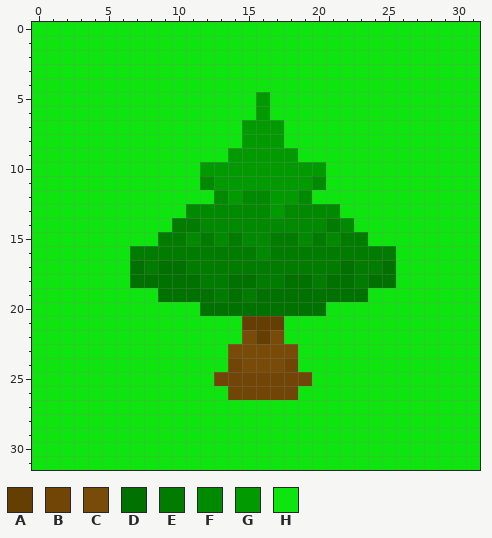
A pixel-art sprite gets an edit: APS/res/tiles/grass3.png. The first picture shows the starting point.
The file is 32x32 pixels.
Palette (. is transparent): A #653e04  B #704505  C #784b08  D #017101  E #017c01  F #018a01  G #019b01  H #0ee40e
The result:
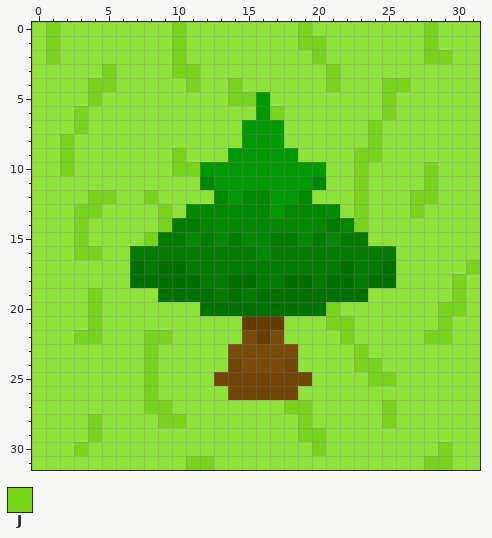
Colours new in this view: J #77d41a
Edits made:
@@ palette @@
-H #0ee40e
+H #8ee338
@@ x 0..31 @@
- 0 HHHHHHHHHHHHHHHHHHHHHHHHHHHHHHHH
- 1 HHHHHHHHHHHHHHHHHHHHHHHHHHHHHHHH
- 2 HHHHHHHHHHHHHHHHHHHHHHHHHHHHHHHH
- 3 HHHHHHHHHHHHHHHHHHHHHHHHHHHHHHHH
- 4 HHHHHHHHHHHHHHHHHHHHHHHHHHHHHHHH
- 5 HHHHHHHHHHHHHHHHGHHHHHHHHHHHHHHH
- 6 HHHHHHHHHHHHHHHHGHHHHHHHHHHHHHHH
- 7 HHHHHHHHHHHHHHHGGGHHHHHHHHHHHHHH
- 8 HHHHHHHHHHHHHHHGGGHHHHHHHHHHHHHH
- 9 HHHHHHHHHHHHHHGGGGGHHHHHHHHHHHHH
-10 HHHHHHHHHHHHGGGGGGGGGHHHHHHHHHHH
-11 HHHHHHHHHHHHFGGGGGGGFHHHHHHHHHHH
-12 HHHHHHHHHHHHHFGFFGGFHHHHHHHHHHHH
-13 HHHHHHHHHHHFFFFFFGFFFFHHHHHHHHHH
-14 HHHHHHHHHHEEFFFFFFFFFEFHHHHHHHHH
-15 HHHHHHHHHEEFEFEFFEEFEFEEHHHHHHHH
-16 HHHHHHHEEEEEEEEEFEEEEEEEEEHHHHHH
-17 HHHHHHHDEDDEEEEEEEEEEEDEEDHHHHHH
-18 HHHHHHHDDDDDEEDDEEDDEDDEDDHHHHHH
-19 HHHHHHHHHDDDDEDEDDDDDDDDHHHHHHHH
-20 HHHHHHHHHHHHDDDDDDDDDHHHHHHHHHHH
-21 HHHHHHHHHHHHHHHAAAHHHHHHHHHHHHHH
-22 HHHHHHHHHHHHHHHCACHHHHHHHHHHHHHH
-23 HHHHHHHHHHHHHHCCCCCHHHHHHHHHHHHH
-24 HHHHHHHHHHHHHHBCCCBHHHHHHHHHHHHH
-25 HHHHHHHHHHHHHBBBBBBBHHHHHHHHHHHH
-26 HHHHHHHHHHHHHHBBBBBHHHHHHHHHHHHH
-27 HHHHHHHHHHHHHHHHHHHHHHHHHHHHHHHH
-28 HHHHHHHHHHHHHHHHHHHHHHHHHHHHHHHH
-29 HHHHHHHHHHHHHHHHHHHHHHHHHHHHHHHH
-30 HHHHHHHHHHHHHHHHHHHHHHHHHHHHHHHH
-31 HHHHHHHHHHHHHHHHHHHHHHHHHHHHHHHH
+ 0 HJHHHHHHHHJHHHHHHHHJHHHHHHHHJHHH
+ 1 HJHHHHHHHHJHHHHHHHHJJHHHHHHHJHHH
+ 2 HJHHHHHHHHJHHHHHHHHHJHHHHHHHJJHH
+ 3 HHHHHJHHHHJJHHHHHHHHHJHHHHHHHHHH
+ 4 HHHHJJHHHHHJHHJHHHHHHJHHHJJHHHHH
+ 5 HHHHJHHHHHHHHHJJGHHHHHHHHJHHHHHH
+ 6 HHHJHHHHHHHHHHHHGJHHHHHHHJHHHHHH
+ 7 HHHJHHHHHHHHHHHGGGHHHHHHJHHHHHHH
+ 8 HHJHHHHHHHHHHHHGGGHHHHHHJHHHHHHH
+ 9 HHJHHHHHHHJHHHGGGGGHHHHJJHHHHHHH
+10 HHJHHHHHHHJJGGGGGGGGGHHJHHHHJHHH
+11 HHHHHHHHHHHHFGGGGGGGFHHJHHHHJHHH
+12 HHHHJJHHJHHHHFGFFGGFHHHJHHHJJHHH
+13 HHHJJHHHHJHFFFFFFGFFFFHJHHHJHHHH
+14 HHHJHHHHHJEEFFFFFFFFFEFJHHHHHHHH
+15 HHHJHHHHJEEFEFEFFEEFEFEEHHHHHHHH
+16 HHHJJHHEEEEEEEEEFEEEEEEEEEHHHHHH
+17 HHHHHHHDEDDEEEEEEEEEEEDEEDHHHHHJ
+18 HHHHHHHDDDDDEEDDEEDDEDDEDDHHHHJH
+19 HHHHJHHHHDDDDEDEDDDDDDDDHHHHHHJH
+20 HHHHJHHHHHHHDDDDDDDDDJHHHHHHHJJH
+21 HHHHJHHHHHHHHHHAAAHHHJJHHHHHHJHH
+22 HHHJJHHHJJHHHHHCACHHHHJHHHHHJJHH
+23 HHHHHHHHJHHHHHCCCCCHHHHJHHHHHHHH
+24 HHHHHHHHJHHHHHBCCCBHHHHJJHHHHHHH
+25 HHHHHHHHJHHHHBBBBBBBHHHHJJHHHHHH
+26 HHHHHHHHJHHHHHBBBBBHHHHHHHHHHHHH
+27 HHHHHHHHJJHHHHHHHHJJHHHHHJHHHHHH
+28 HHHHJHHHHJJHHHHHHHHJHHHHHJHHHHHH
+29 HHHHJHHHHHHHHHHHHHHJJHHHHHHHHHHH
+30 HHHJHHHHHHHHHHHHHHHHJHHHHHHHHJHH
+31 HHHHHHHHHHHJJHHHHHHHHHHHHHHHJJHH
Boxes around the changes in both pictures, in picture pixels (x1, y1, x2, y2):
changed: (32, 22, 480, 470)
